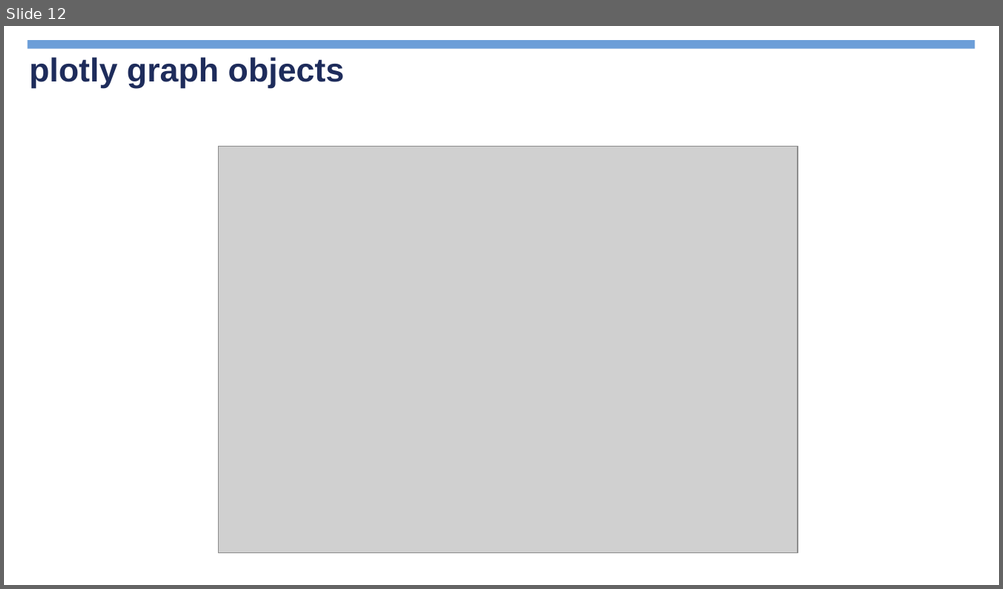
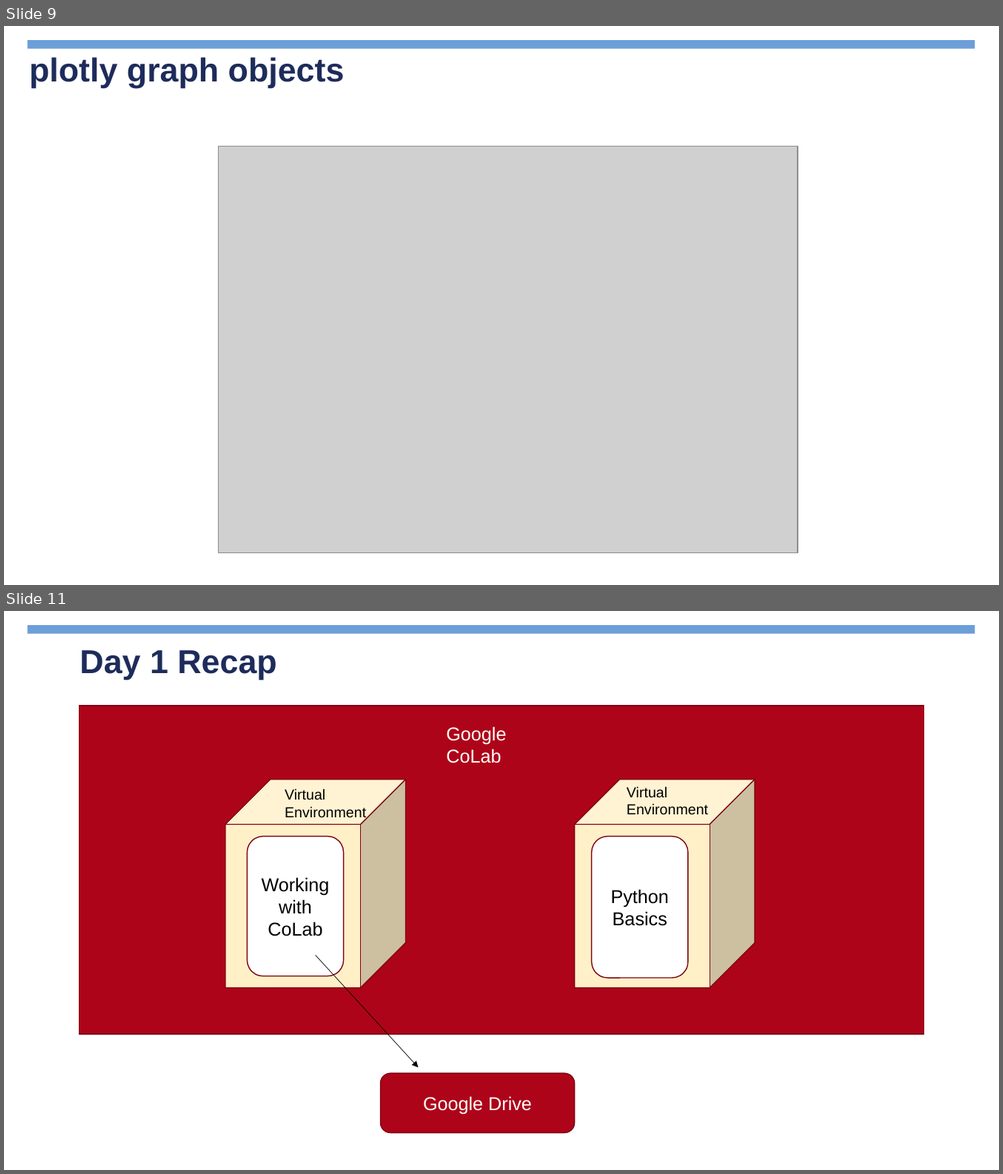
Before and after one commit to jimcody2014/Python-CDC, a slide deck: Dashboards/notes/Python Dashboards.pptx. Shown one above the other, each under a label of ours: slide 12 before the commit, slides 9 and 11 after it; the slides between them are not shown. The pictures are 1003x589 and 1003x1174 pixels, drawn with LibreOffice and Linux fonts; fonts in the diff are those of the drawing; grey boxes stand for pictures; background and template pictures are left out. Boxes give left, top, right and bottom in pixels: in the first picture for what was removed or moved away, otherwise in the second. Text is boxed around its words. In the diff, an @@ line names an element or a change of style, - is before the commit and + after.

```diff
--- a/Dashboards/notes/Python Dashboards.pptx
+++ b/Dashboards/notes/Python Dashboards.pptx
@@ slide 11 added at box(4, 611, 999, 1170), background picture (left out); not listed: 1 template element that a slide beside it also shows @@
@@ title added at box(79, 650, 276, 679), 32 pt, text #1E2C5B, bold @@
+Day 1 Recap
@@ rectangle added at box(79, 706, 924, 1034), fill #AE0419, outline #810312 1 pt @@
@@ text added at box(446, 726, 506, 763), 18 pt, text #FFFFFF @@
+Google CoLab
@@ cube added at box(225, 780, 406, 988), fill #FFF0C8, outline #810312 1 pt @@
@@ cube added at box(575, 780, 755, 988), fill #FFF0C8, outline #810312 1 pt @@
@@ text added at box(626, 786, 708, 815), 14 pt, text #000000 @@
+Virtual Environment
@@ text added at box(284, 789, 366, 820), 14 pt, text #000000 @@
+Virtual Environment
@@ rounded rectangle added at box(247, 836, 344, 977), fill #FFFFFF, outline #810312 1 pt, 18 pt, text #000000 @@
+Working with CoLab
@@ rounded rectangle added at box(591, 836, 688, 978), fill #FFFFFF, outline #810312 1 pt, 18 pt, text #000000 @@
+Python Basics
@@ arrow added from (315, 956) to (418, 1068), #000000 0.5 pt @@
@@ rounded rectangle added at box(380, 1073, 574, 1133), fill #AE0419, outline #810312 1 pt, 18 pt, text #FFFFFF @@
+Google Drive
@@ what was slide 12 is now slide 9 @@
```
Also in this commit, not shown: 1 slide changed, 2 other slides added, 5 slides removed, 44 other files.
